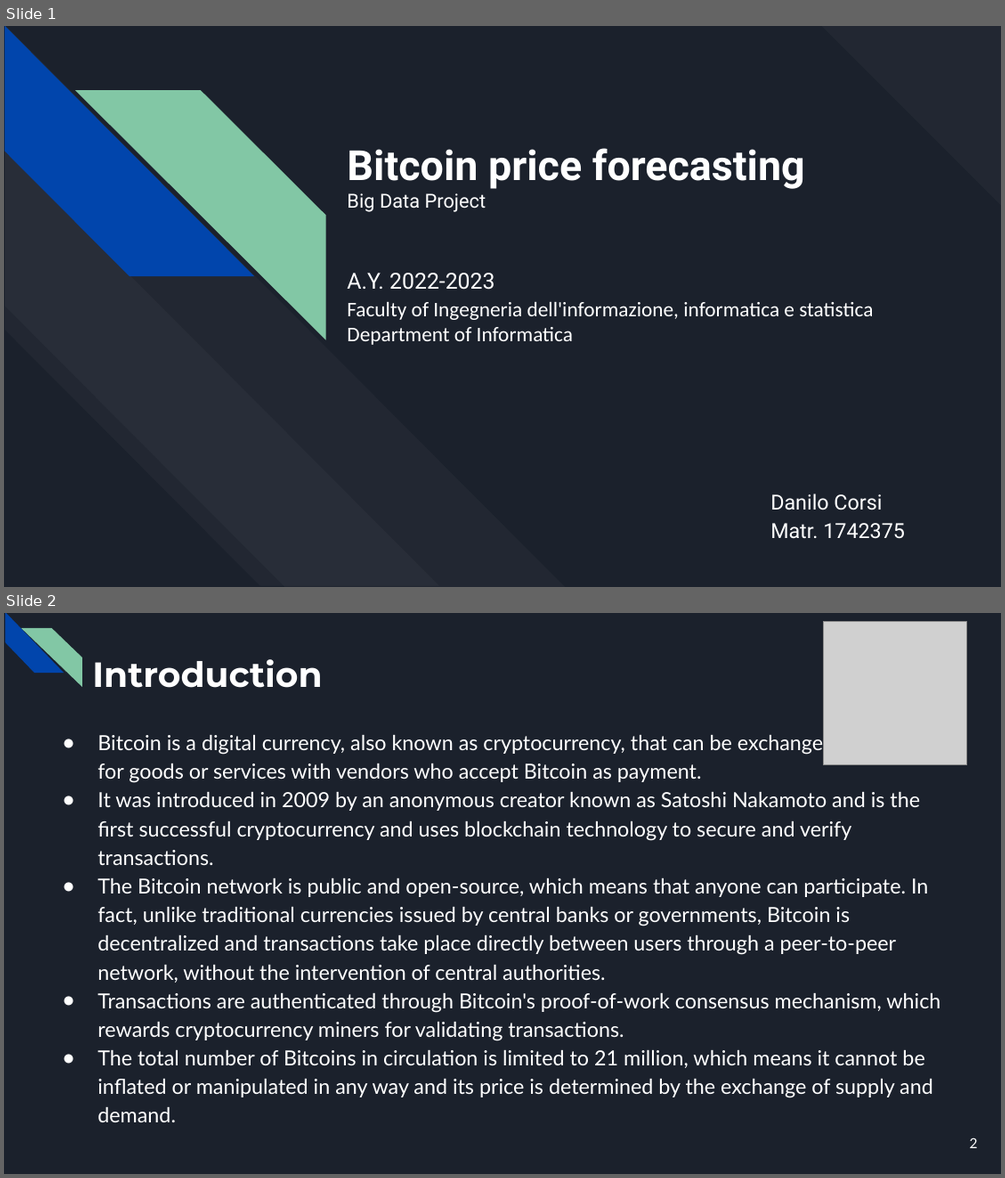
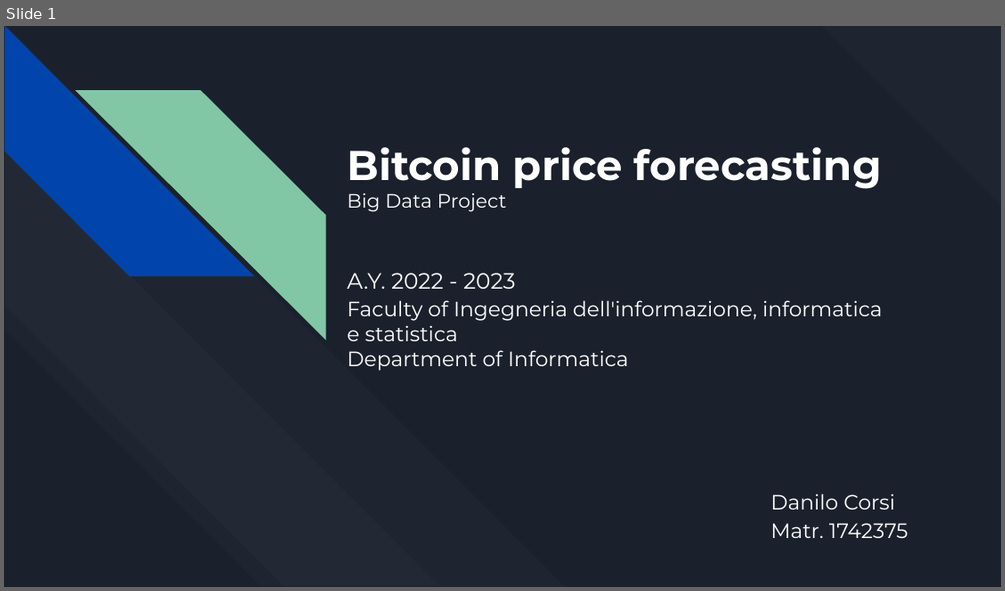
Before and after one commit to CorsiDanilo/bitcoin-price-prediction-with-pyspark, a slide deck: presentation/presentation.pptx. Shown one above the other, each under a label of ours: slides 1 and 2 before the commit, slide 1 after it. The pictures are 1005x1178 and 1005x591 pixels, drawn with LibreOffice and Linux fonts; fonts in the diff are those of the drawing; grey boxes stand for pictures. Boxes give left, top, right and bottom in pixels: in the first picture for what was removed or moved away, otherwise in the second. Text is boxed around its words. In the diff, an @@ line names an element or a change of style, - is before the commit and + after.

```diff
--- a/presentation/presentation.pptx
+++ b/presentation/presentation.pptx
@@ slide 2 removed at [4, 613, 1001, 1174], background #1B212C @@
@@ diag stripe removed at [4, 613, 65, 672] @@
@@ diag stripe removed at [21, 628, 81, 687] @@
@@ picture removed at [824, 622, 967, 765] @@
@@ title removed at [92, 659, 322, 688] @@
-Introduction
@@ text removed at [97, 731, 940, 1122] @@
-● Bitcoin is a digital currency, also known as cryptocurrency, that can be exchanged
-  for goods or services with vendors who accept Bitcoin as payment.
-● It was introduced in 2009 by an anonymous creator known as Satoshi Nakamoto and is the first successful cryptocurrency and uses blockchain technology to secure and verify transactions.
-● The Bitcoin network is public and open-source, which means that anyone can participate. In fact, unlike traditional currencies issued by central banks or governments, Bitcoin is decentralized and transactions take place directly between users through a peer-to-peer network, without the intervention of central authorities.
-● Transactions are authenticated through Bitcoin's proof-of-work consensus mechanism, which rewards cryptocurrency miners for validating transactions.
-● The total number of Bitcoins in circulation is limited to 21 million, which means it cannot be inflated or manipulated in any way and its price is determined by the exchange of supply and demand.
@@ page number removed at [970, 1137, 978, 1148] @@
-2
@@ slide 1 changed as well @@
@@ fill #FFFFFF at 3% opacity to #FFFFFF at 2% opacity in 3 elements at [821, 26, 1001, 206], [4, 27, 566, 586], [4, 151, 439, 584] @@
@@ text at [347, 147, 882, 212]: font Roboto to Montserrat in "Bitcoin price forecasting", "Big Data Project" @@
@@ text "Faculty of Ingegneria dell'informazione, informatica ..." at [347, 300, 882, 370]: font Calibri to Montserrat @@
@@ text at [347, 273, 516, 289]: text changed; font Roboto to Montserrat @@
-A.Y. 2022-2023
+A.Y. 2022 - 2023
@@ text "Danilo Corsi" at [770, 493, 908, 538]: font Roboto to Montserrat @@
```
Also in this commit, not shown: 5 other slides changed, 14 slides added, 7 other slides removed, 2 other files.
